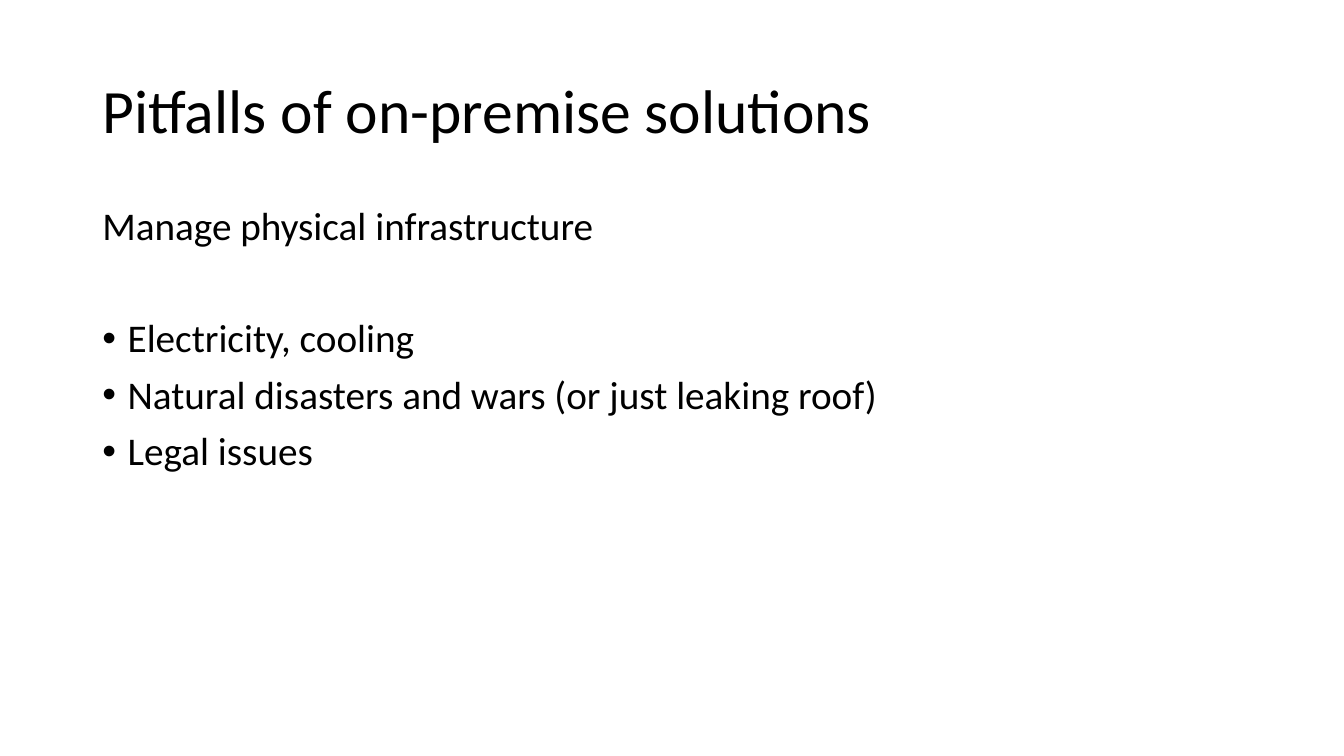
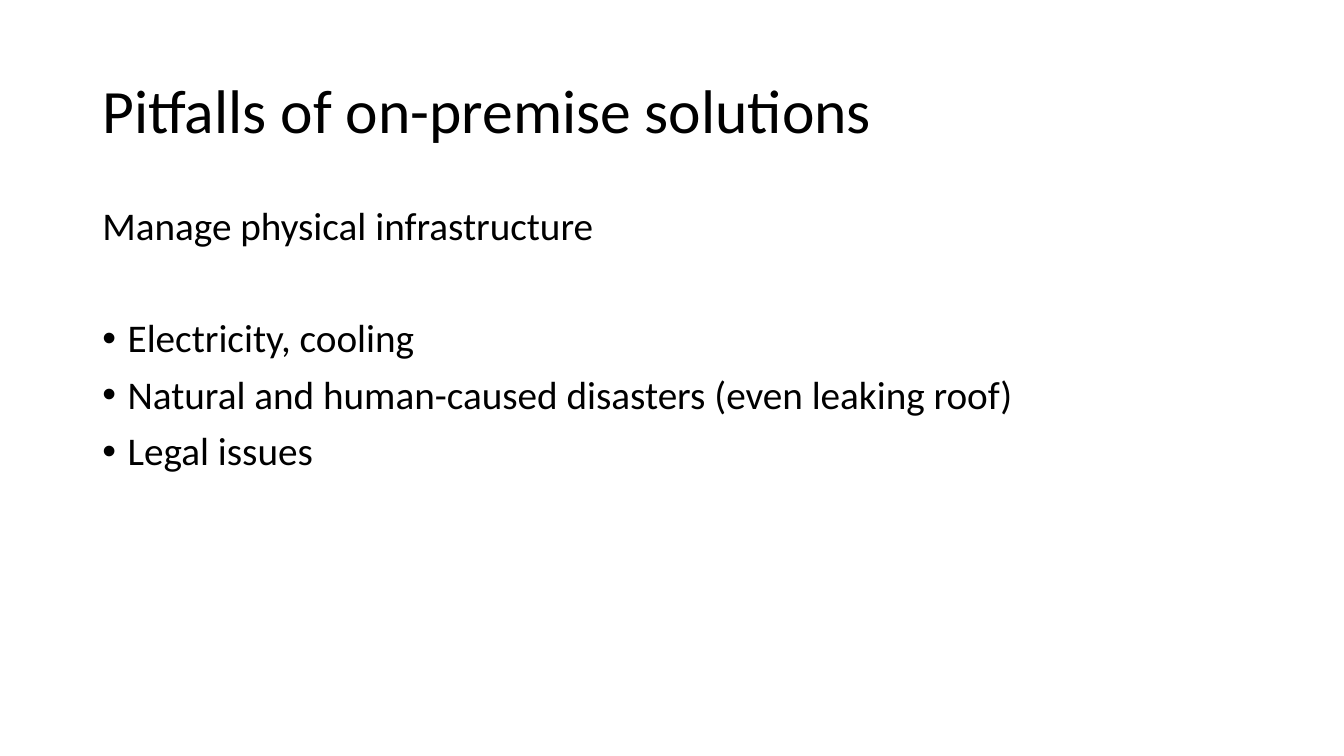
Before and after one commit to v1r7u/cloud_computing_old, a slide deck: slide 11 of presentations/02_What_is_cloud.pptx. Drawn at 1344x756 pixels with LibreOffice and Linux fonts; fonts in the diff are those of the drawing. Boxes give left, top, right and bottom in pixels: in the first picture for what was removed or moved away, otherwise in the second. Text is boxed around its words. In the diff, an @@ line names an element or a change of style, - is before the commit and + after.

```diff
--- a/presentations/02_What_is_cloud.pptx
+++ b/presentations/02_What_is_cloud.pptx
@@ text at <box>128,380,1013,416</box>: text changed @@
-• Natural disasters and wars (or just leaking roof)
+• Natural and human-caused disasters (even leaking roof)
```
Also in this commit, not shown: 3 other slides changed, 8 other files.
